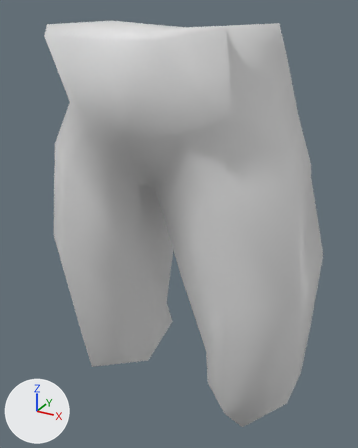
The FBX model Contents/mods/Authentic Z - Current/media/models_X/Skinned/CustomBodies/FatBody01_M/FatBod_M_01_SportShorts.fbx, before and after one commit.
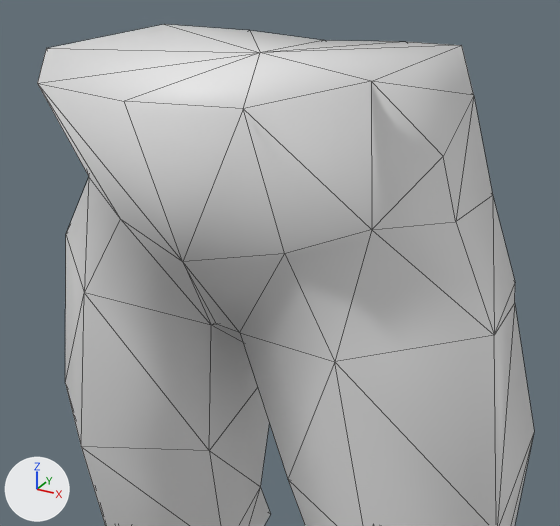
Each version is shown whole from a 50 mm lens placed at (0.00215, -0.00356, 0.00591), pointed at (0.00011, 0.00016, 0.00405), then close up from a 50 mm lens placed at (0.0018, -0.00295, 0.00628), pointed at (-0.00002, 0.00038, 0.00462). Arrows for +X, +Y and +Z are at lower left; the lights stay in place. The close-ups show mesh edges as thin lines. Where no turn or scale is listed for an object, it has been applied to the vertices.

Names of what the first close-up shows: 'Bob_LongShorts'.
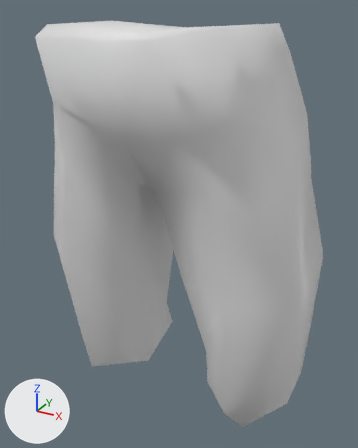
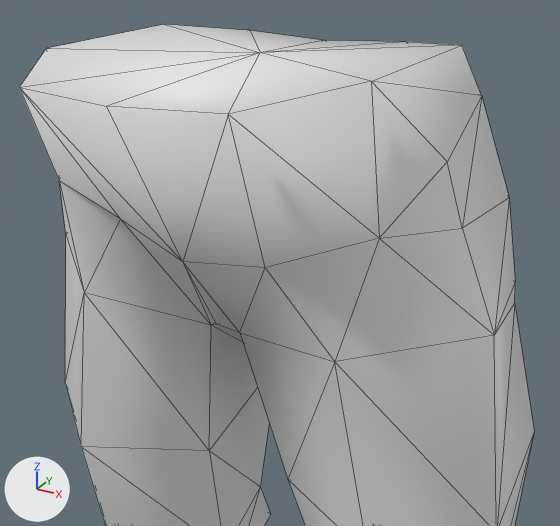
Changed parts and their boxes [x1, y1, x2, y2] in the close-ups (560 x 526 px; the box of a moved part takes in the faces that stretch with it):
```json
{"object": "Bob_LongShorts", "change": "reshaped", "before": [37, 24, 534, 526], "after": [19, 24, 534, 526]}
{"part": 1, "of": "me_mesh_001", "change": "moved or reshaped", "before": [37, 46, 515, 362], "after": [19, 46, 515, 362]}
```

The change, as JSON lines over the scene's bpy script:
```json
{"block": "me_mesh_001", "where": "me_mesh_001.from_pydata(...)  # 78 vertices, 146 faces; spans x -0.00133..0.00133, y -0.00081..0.00103, z 0.00213..0.00579"}
{"block": "me_mesh_001", "where": "# used by ob_bob_longshorts; location = (0.0, 0.0, 0.0)"}
{"block": "me_mesh_001", "where": "# before: 34 (0.00046, -0.00076, 0.00572) at pixel (243, 108), 39 (-0.00046, -0.00076, 0.00572) at pixel (37, 83), 77 (0.0, -0.00081, 0.0057) at pixel (124, 101)"}
{"block": "me_mesh_001", "change": "me_mesh_001 part 1"}
{"op": "add", "block": "me_mesh_001", "code": "for i in [34, 39, 77]: me_mesh_001.vertices[i].co += Vector((0.0, -0.00009, 0.0))"}
{"op": "set", "path": "me_mesh_001.vertices[2].co", "old": "(0.00088, 0.00053, 0.00557)", "new": "(0.00092, 0.00053, 0.00557)", "note": "pixel (473, 95) -> pixel (481, 95)"}
{"op": "set", "path": "me_mesh_001.vertices[4].co", "old": "(0.00073, -0.00024, 0.00516)", "new": "(0.00079, -0.00031, 0.00516)", "note": "pixel (371, 229) -> pixel (379, 238)"}
{"op": "set", "path": "me_mesh_001.vertices[14].co", "old": "(0.00042, -0.0004, 0.00505)", "new": "(0.00042, -0.00056, 0.00505)", "note": "pixel (284, 253) -> pixel (265, 267)"}
{"op": "set", "path": "me_mesh_001.vertices[15].co", "old": "(0.00097, 0.00073, 0.00506)", "new": "(0.00105, 0.00073, 0.00506)", "note": "pixel (492, 195) -> pixel (509, 197)"}
{"op": "set", "path": "me_mesh_001.vertices[25].co", "old": "(0.00096, 0.00014, 0.00511)", "new": "(0.00101, 0.00008, 0.00511)", "note": "pixel (455, 221) -> pixel (462, 228)"}
{"op": "set", "path": "me_mesh_001.vertices[31].co", "old": "(0.0009, 0.00009, 0.0054)", "new": "(0.00094, 0.00002, 0.0054)", "note": "pixel (443, 156) -> pixel (447, 161)"}
{"op": "set", "path": "me_mesh_001.vertices[37].co", "old": "(-0.00088, 0.00056, 0.00557)", "new": "(-0.00091, 0.00056, 0.00557)"}
{"op": "set", "path": "me_mesh_001.vertices[50].co", "old": "(-0.00097, 0.00073, 0.00506)", "new": "(-0.001, 0.00073, 0.00506)"}
{"op": "set", "path": "me_mesh_001.vertices[57].co", "old": "(-0.00096, 0.00014, 0.00511)", "new": "(-0.00103, 0.00014, 0.00511)"}
{"op": "set", "path": "me_mesh_001.vertices[59].co", "old": "(-0.00073, -0.00024, 0.00516)", "new": "(-0.00082, -0.00036, 0.00516)", "note": "pixel (88, 176) -> pixel (59, 180)"}
{"op": "set", "path": "me_mesh_001.vertices[66].co", "old": "(-0.0009, 0.00009, 0.0054)", "new": "(-0.00095, 0.00009, 0.0054)"}
```
